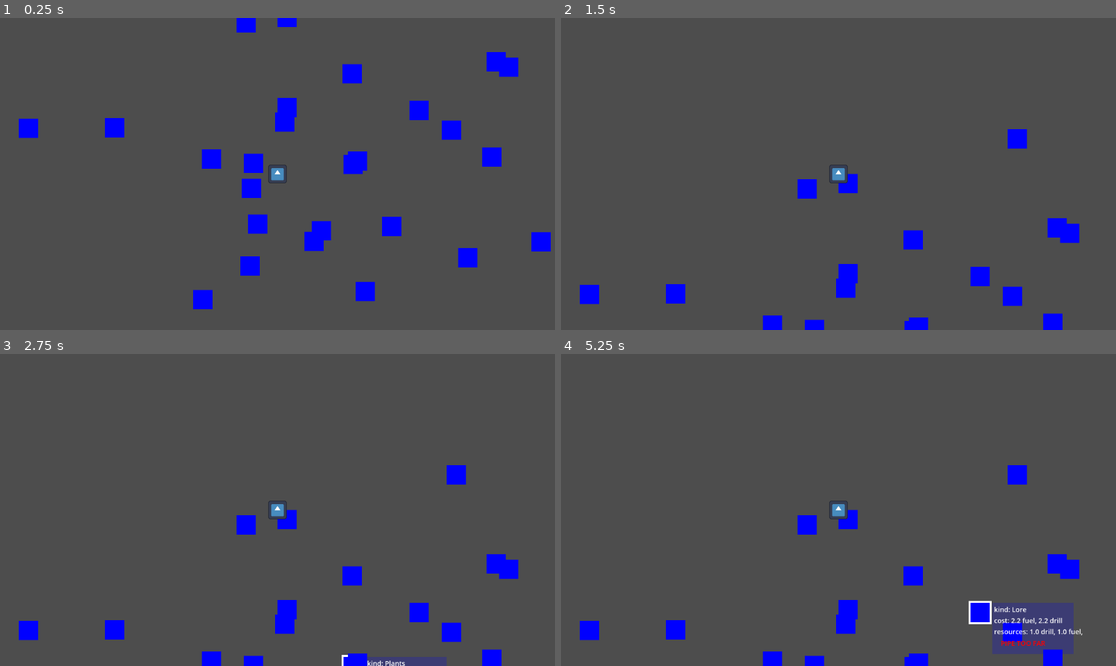
Above: before the commit, frames 1-4 (two rows, left to right).
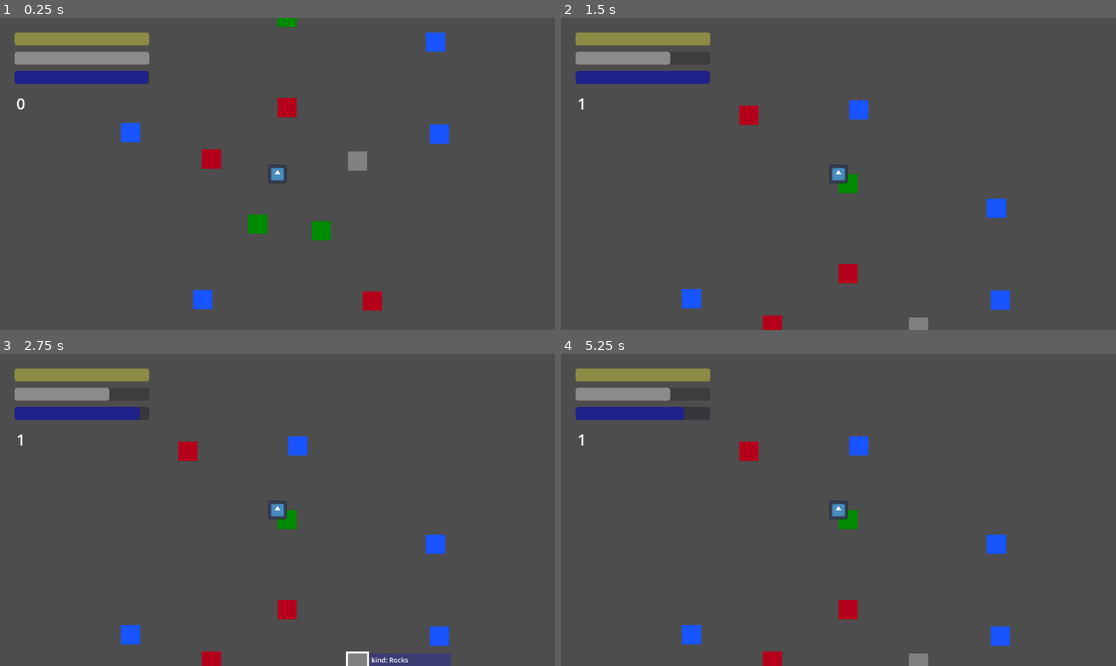
Above: after the commit, the same moments.

Repository: Lukko-Digital/upwell
Game: Godot game, scene res://src/map/map.tscn
Two runs of this game, one before a commit and one after it. Both use one fixed random seed, a clock stepped at 60 frames per second and the inputs below. The engine's default icon, where the game draws it, is replaced by a stand-in: a white triangle on a blue panel in a dark square.
Inputs (mouse positions are in pixels of both pictures, inside the frame that each line leads up to):
- Up to frame 1 (0.25 s): no input
- Up to frame 2 (1.5 s): tap Enter at 0.5 s; drag from (849, 108) to (916, 161) at 0.52 s; tap Space at 1.25 s; drag from (849, 92) to (849, 183) at 1.27 s
- Up to frame 3 (2.75 s): tap Enter at 2 s; move the mouse to (355, 662) at 2.02 s; click (355, 662) at 2.17 s
- Up to frame 4 (5.25 s): tap Space at 2.75, 4.25 s; drag from (1010, 631) to (849, 519) at 2.77 s; tap Enter at 3.5 s; drag from (1054, 563) to (916, 662) at 3.52 s; drag from (1054, 659) to (916, 662) at 4.27 s; move the mouse to (982, 612) at 5.02 s; click (982, 612) at 5.17 s

The runs differ from the first frame. In frame 1, 9.1% of the frame differs, in the area x 2-100%, y 0-94%; in frame 2, 7.0%; in frame 3, 7.2%; in frame 4, 8.9%.

Commit message:
resource bars and updated drill costs

Diff:
--- a/src/map/generate_pipes.gd
+++ b/src/map/generate_pipes.gd
@@ -1,13 +1,15 @@
 extends Node
+
+signal done_generating
 
 var pipe = preload ("res://src/map/pipe.tscn")
 
-@export var angle_variance = PI / 12
+@export var angle_variance = PI / 6
 @export var separation_angle = PI / 3
 @export var roots = 5
 @export var depth = 10
 @export var distance_variance = 50
-@export var child_distribution = [6, 3, 3, 1]
+@export var child_distribution = [5, 9, 2]
 
 var direction = Vector2.UP
 var distance = 200
@@ -23,11 +25,16 @@
 		var pipe_instance = pipe.instantiate()
 		var offset = randi_range( - distance_variance, distance_variance)
 		pipe_instance.position = direction * (distance + offset) / 1.5
+
+		done_generating.connect(pipe_instance.connect_click_signal)
+
 		add_child(pipe_instance)
 
 		generate_tree(pipe_instance.position, direction, depth)
 
 		direction = direction.rotated(2 * PI / roots)
+
+	done_generating.emit()
 
 func generate_tree(pos: Vector2, dir: Vector2, d: int):
 	if d == 0:
@@ -36,6 +43,9 @@
 	var pipe_instance = pipe.instantiate()
 	var offset = randi_range( - distance_variance, distance_variance)
 	pipe_instance.position = pos + dir * (distance + offset)
+
+	done_generating.connect(pipe_instance.connect_click_signal)
+
 	add_child(pipe_instance)
 
 	var num_children = child_distribution[randi() % child_distribution.size()]
--- a/src/map/pipe.gd
+++ b/src/map/pipe.gd
@@ -36,14 +36,18 @@
 		resources[resource] = attributes.resources[resource]
 	resources_text = attributes.get_info()
 
-	# hide()
+	color = attributes.color
+	cost["drill"] = attributes.drill_cost
+
+	hide()
 	info_tag.hide()
 	pipe_info.hide()
 
+	update_cost()
+
+func connect_click_signal():
 	for pipe: Pipe in get_parent().get_children():
 		pipe.clicked.connect(update_cost)
-
-	update_cost()
 
 func _on_mouse_entered():
 	hovered_box.show()
@@ -88,5 +92,4 @@
 
 func update_cost(pipe: Pipe=null):
 	cost["fuel"] = position.distance_to(player.position) / 150
-	cost["drill"] = position.distance_to(player.position) / 150
 	pipe_info.text = info_template % [attributes.name, cost["fuel"],cost["drill"],resources_text]
--- a/src/map/pipe.tscn
+++ b/src/map/pipe.tscn
@@ -29,6 +29,7 @@
 mouse_filter = 2
 
 [node name="InfoTag" type="ColorRect" parent="."]
+z_index = 1
 layout_mode = 0
 offset_left = 45.0
 offset_right = 214.0
--- a/src/map/pipe_types/lore.tres
+++ b/src/map/pipe_types/lore.tres
@@ -10,3 +10,5 @@
 "fuel": 1.0,
 "water": 0.0
 }
+color = Color(0.709833, 0, 0.105861, 1)
+drill_cost = 3.0
--- a/src/map/pipe_types/pipe_attributes.gd
+++ b/src/map/pipe_types/pipe_attributes.gd
@@ -3,6 +3,9 @@
 
 @export var name: String = ""
 @export var resources = {"fuel": 0.0, "water": 0.0, "drill": 0.0}
+@export var color: Color
+
+@export var drill_cost: float = 1
 
 func get_info() -> String:
     var info = ""
--- a/src/map/pipe_types/plants.tres
+++ b/src/map/pipe_types/plants.tres
@@ -10,3 +10,4 @@
 "fuel": 5.0,
 "water": 2.0
 }
+color = Color(0, 0.540633, 0, 1)
--- a/src/map/pipe_types/rocks.tres
+++ b/src/map/pipe_types/rocks.tres
@@ -10,3 +10,5 @@
 "fuel": 0.0,
 "water": 0.0
 }
+color = Color(0.505344, 0.505344, 0.505344, 1)
+drill_cost = 2.0
--- a/src/map/pipe_types/village.tres
+++ b/src/map/pipe_types/village.tres
@@ -10,3 +10,4 @@
 "fuel": 1.0,
 "water": 5.0
 }
+color = Color(0.0930073, 0.330486, 1, 1)
--- a/src/map/player.gd
+++ b/src/map/player.gd
@@ -1,4 +1,7 @@
 extends Sprite2D
+
+@onready var resource_bars = $ResourceBars
+@onready var lore_label = $ResourceBars/lore
 
 var resources = {
 	"fuel": 10.0,
@@ -6,15 +9,29 @@
 	"water": 10.0
 }
 
+var lore: int = 0:
+	set(value):
+		lore = value
+		lore_label.text = "%d" % value
+
 func move_to(pipe: Pipe):
 	position = pipe.position
+
+	if pipe.attributes.name == "Lore" and pipe.resources_text != "harvested":
+		lore += 1
 
 	for resource in pipe.cost:
 		resources[resource] -= pipe.cost[resource]
 
 	for resource in pipe.resources:
 		resources[resource] += pipe.resources[resource]
+
 		pipe.resources[resource] = 0
 		pipe.resources_text = "harvested"
+
 		resources[resource] = min(resources[resource], 10.0)
-		print(resource, ": ", resources[resource])
+		resource_bars.get_node(resource).value = resources[resource]
+
+func _process(delta):
+	resources["water"] -= delta * 0.5
+	resource_bars.get_node("water").value = resources["water"]
--- a/src/map/player.tscn
+++ b/src/map/player.tscn
@@ -8,6 +8,9 @@
 
 [sub_resource type="CircleShape2D" id="CircleShape2D_j20ql"]
 radius = 1800.0
+
+[sub_resource type="LabelSettings" id="LabelSettings_jaspe"]
+font_size = 32
 
 [node name="Player" type="Sprite2D"]
 scale = Vector2(0.3, 0.3)
@@ -23,3 +26,42 @@
 
 [node name="CollisionShape2D" type="CollisionShape2D" parent="VisionRadius"]
 shape = SubResource("CircleShape2D_j20ql")
+
+[node name="ResourceBars" type="CanvasLayer" parent="."]
+
+[node name="fuel" type="ProgressBar" parent="ResourceBars"]
+modulate = Color(1, 1, 0.356863, 1)
+offset_left = 30.0
+offset_top = 30.0
+offset_right = 310.0
+offset_bottom = 57.0
+max_value = 10.0
+value = 10.0
+show_percentage = false
+
+[node name="drill" type="ProgressBar" parent="ResourceBars"]
+offset_left = 30.0
+offset_top = 70.0
+offset_right = 310.0
+offset_bottom = 97.0
+max_value = 10.0
+value = 10.0
+show_percentage = false
+
+[node name="water" type="ProgressBar" parent="ResourceBars"]
+modulate = Color(0, 0, 1, 1)
+offset_left = 30.0
+offset_top = 110.0
+offset_right = 310.0
+offset_bottom = 137.0
+max_value = 10.0
+value = 10.0
+show_percentage = false
+
+[node name="lore" type="Label" parent="ResourceBars"]
+offset_left = 34.0
+offset_top = 155.0
+offset_right = 74.0
+offset_bottom = 178.0
+text = "0"
+label_settings = SubResource("LabelSettings_jaspe")
Not shown: 1 places in src/map/player.tscn that only renumber resources
